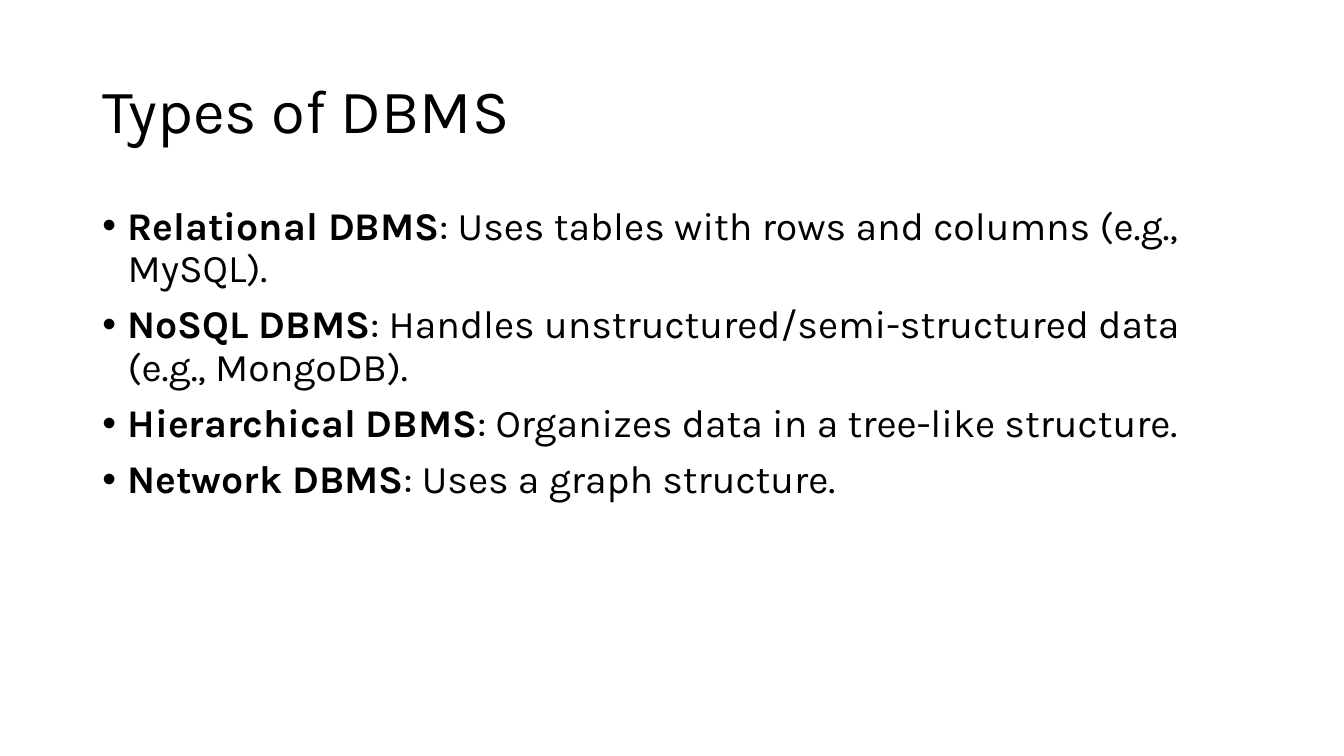
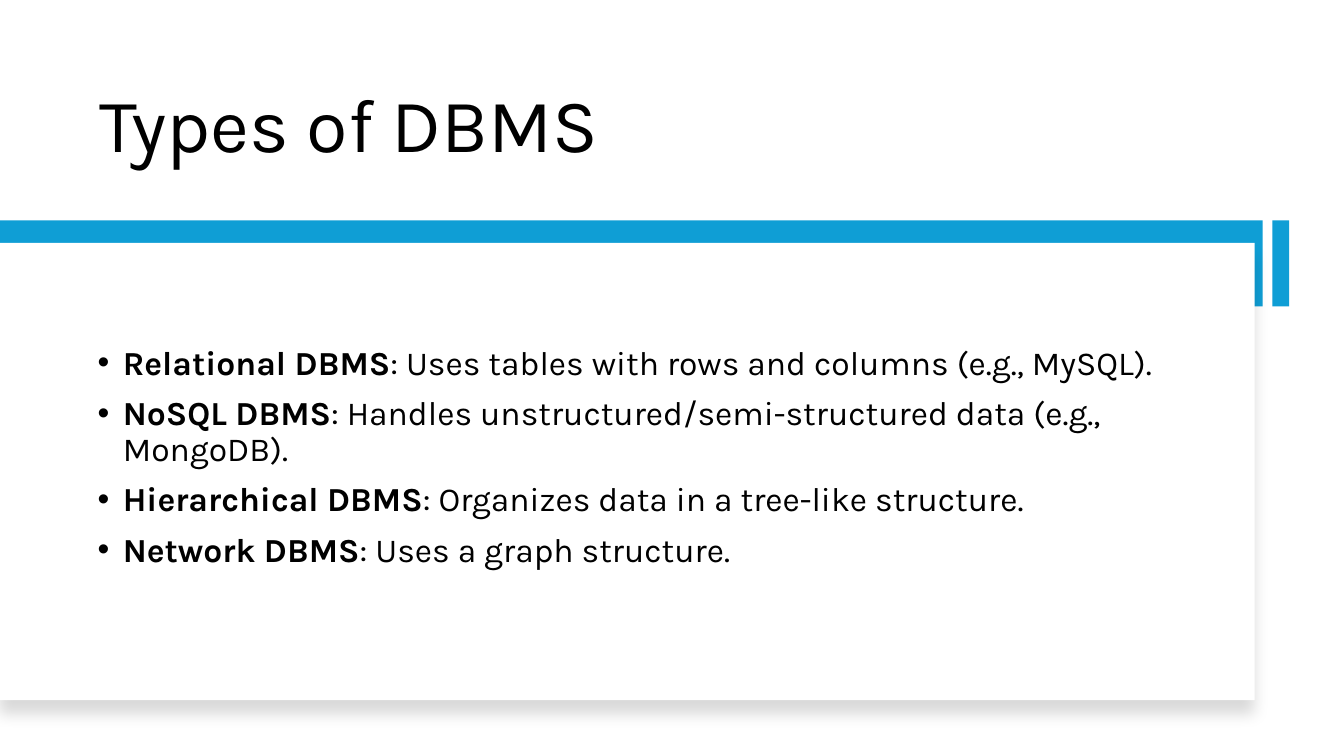
Before and after one commit to olearno/workshops, a slide deck: slide 3 of mongo/mongo_demo.pptx. Drawn at 1344x756 pixels with LibreOffice and Linux fonts; fonts in the diff are those of the drawing. Boxes give left, top, right and bottom in pixels: in the first picture for what was removed or moved away, otherwise in the second. Text is boxed around its words. In the diff, an @@ line names an element or a change of style, - is before the commit and + after.

```diff
--- a/mongo/mongo_demo.pptx
+++ b/mongo/mongo_demo.pptx
@@ title "Types of DBMS" at <box>99,100,599,170</box>: size 44 to 54 pt; vertical alignment middle to bottom @@
@@ rectangle added at <box>0,221,1263,307</box>, fill #0F9ED5 @@
@@ rectangle added at <box>1272,221,1290,307</box>, fill #0F9ED5 @@
@@ rectangle added at <box>0,243,1255,701</box>, fill #FFFFFF @@
@@ text "Relational DBMS: Uses tables with ...": place and size @@
-text "Relational DBMS: Uses tables with ..." at <box>128,211,1179,503</box>
+text "Relational DBMS: Uses tables with ..." at <box>123,350,1152,571</box>
@@ text "Relational DBMS: Uses tables with ..." at <box>123,350,1152,571</box>: size 28 to 24 pt; vertical alignment top to middle @@
```
Also in this commit, not shown: 3 other slides changed, 2 slides added.
